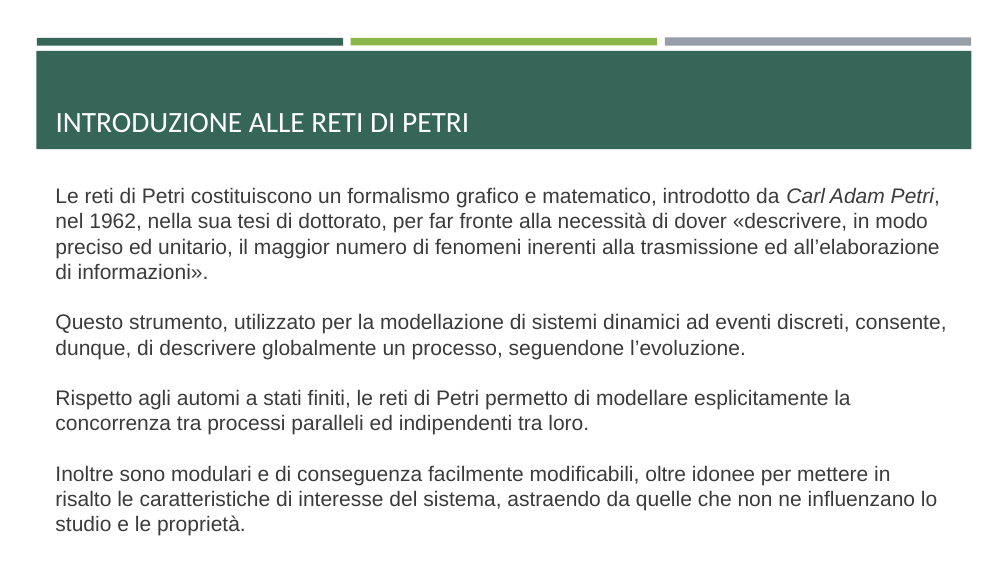
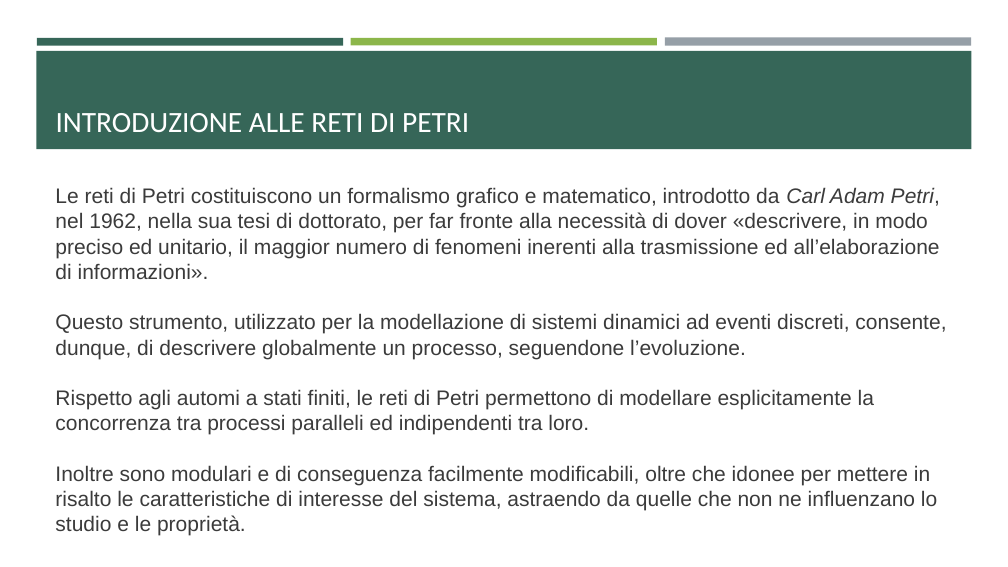
Before and after one commit to ivochan/RecirculatingPalletWarehouse, a slide deck: slide 4 of PresentazioneRetiPetriProgetto.pptx. Drawn at 1008x567 pixels with LibreOffice and Linux fonts; fonts in the diff are those of the drawing. Boxes give left, top, right and bottom in pixels: in the first picture for what was removed or moved away, otherwise in the second. Text is boxed around its words. In the diff, an @@ line names an element or a change of style, - is before the commit and + after.

```diff
--- a/PresentazioneRetiPetriProgetto.pptx
+++ b/PresentazioneRetiPetriProgetto.pptx
@@ text at box(55, 389, 937, 535): text changed @@
-Rispetto agli automi a stati finiti, le reti di Petri permetto di modellare esplicitamente la concorrenza tra processi paralleli ed indipendenti tra loro.
-Inoltre sono modulari e di conseguenza facilmente modificabili, oltre idonee per mettere in risalto le caratteristiche di interesse del sistema, astraendo da quelle che non ne influenzano lo studio e le proprietà.
+Rispetto agli automi a stati finiti, le reti di Petri permettono di modellare esplicitamente la concorrenza tra processi paralleli ed indipendenti tra loro.
+Inoltre sono modulari e di conseguenza facilmente modificabili, oltre che idonee per mettere in risalto le caratteristiche di interesse del sistema, astraendo da quelle che non ne influenzano lo studio e le proprietà.
```
Also in this commit, not shown: 5 other slides changed, 2 other files.
